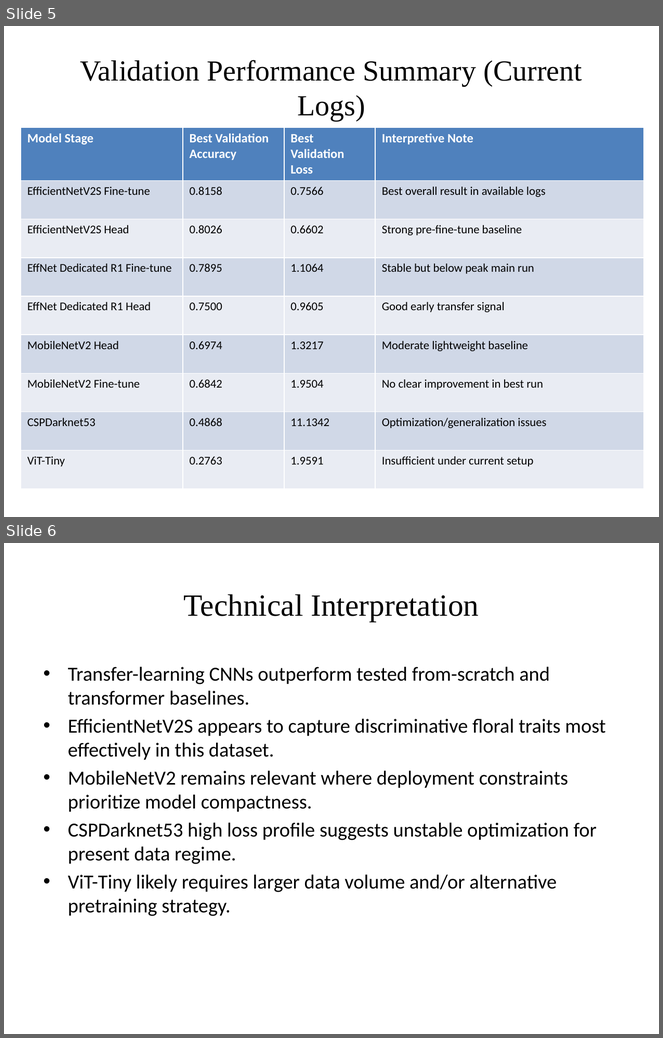
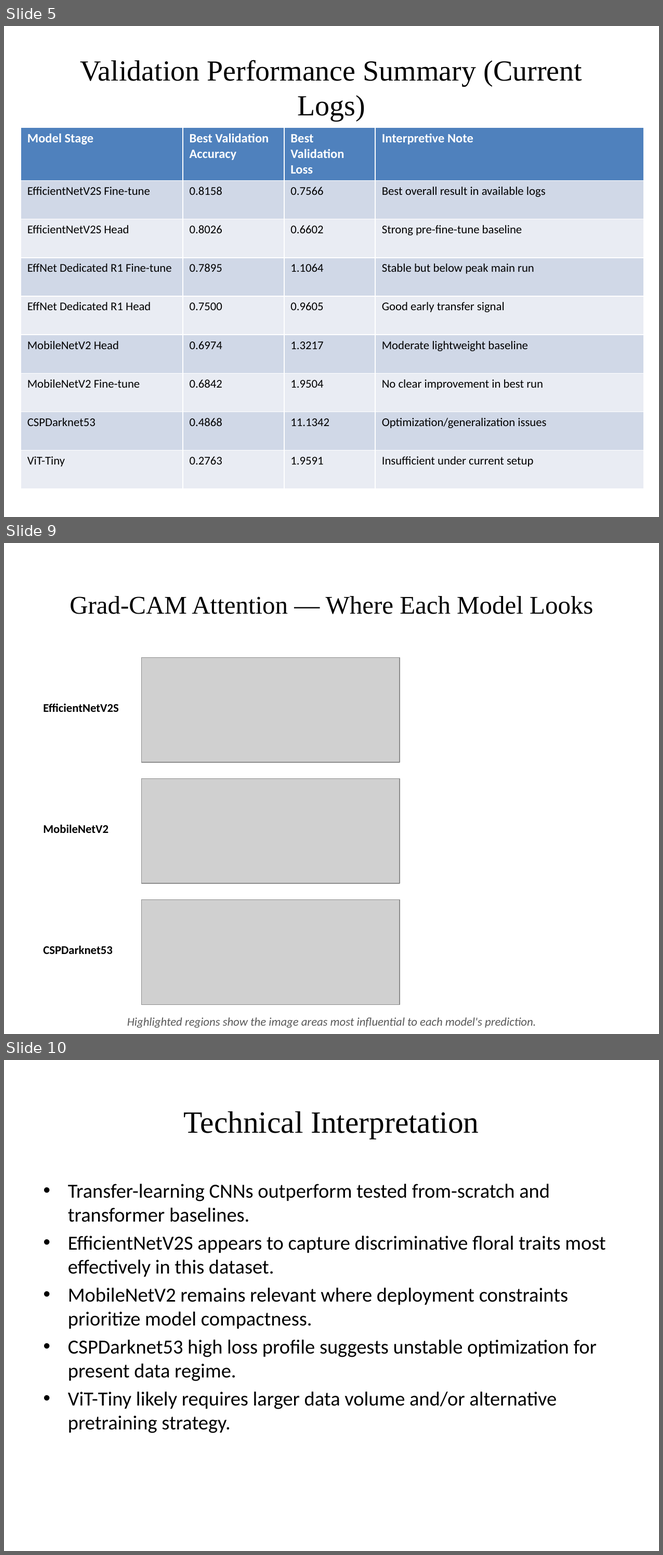
Before and after one commit to IritaSee/anggrek, a slide deck: docs/coelogyne_results_botany_academic.pptx. Shown one above the other, each under a label of ours: slides 5 and 6 before the commit, slides 5, 9 and 10 after it; the slides between them are not shown. The pictures are 663x1038 and 663x1555 pixels, drawn with LibreOffice and Linux fonts; fonts in the diff are those of the drawing; grey boxes stand for pictures. Boxes give left, top, right and bottom in pixels: in the first picture for what was removed or moved away, otherwise in the second. Text is boxed around its words. In the diff, an @@ line names an element or a change of style, - is before the commit and + after.

```diff
--- a/docs/coelogyne_results_botany_academic.pptx
+++ b/docs/coelogyne_results_botany_academic.pptx
@@ slide 9 added at box(4, 543, 659, 1034), background #FFFFFF @@
@@ title added at box(70, 596, 593, 614), 28 pt, text #000000 @@
+Grad-CAM Attention — Where Each Model Looks
@@ picture added at box(142, 657, 400, 762) @@
@@ text added at box(43, 704, 119, 712), 13 pt, text #000000, bold @@
+EfficientNetV2S
@@ picture added at box(142, 779, 400, 884) @@
@@ text added at box(43, 825, 109, 833), 13 pt, text #000000, bold @@
+MobileNetV2
@@ picture added at box(142, 900, 400, 1005) @@
@@ text added at box(43, 946, 113, 954), 13 pt, text #000000, bold @@
+CSPDarknet53
@@ text added at box(127, 1018, 536, 1028), 13 pt, text #595959, italic @@
+Highlighted regions show the image areas most influential to each model's prediction.
@@ what was slide 6 is now slide 10 @@
```
Also in this commit, not shown: 3 other slides added.
